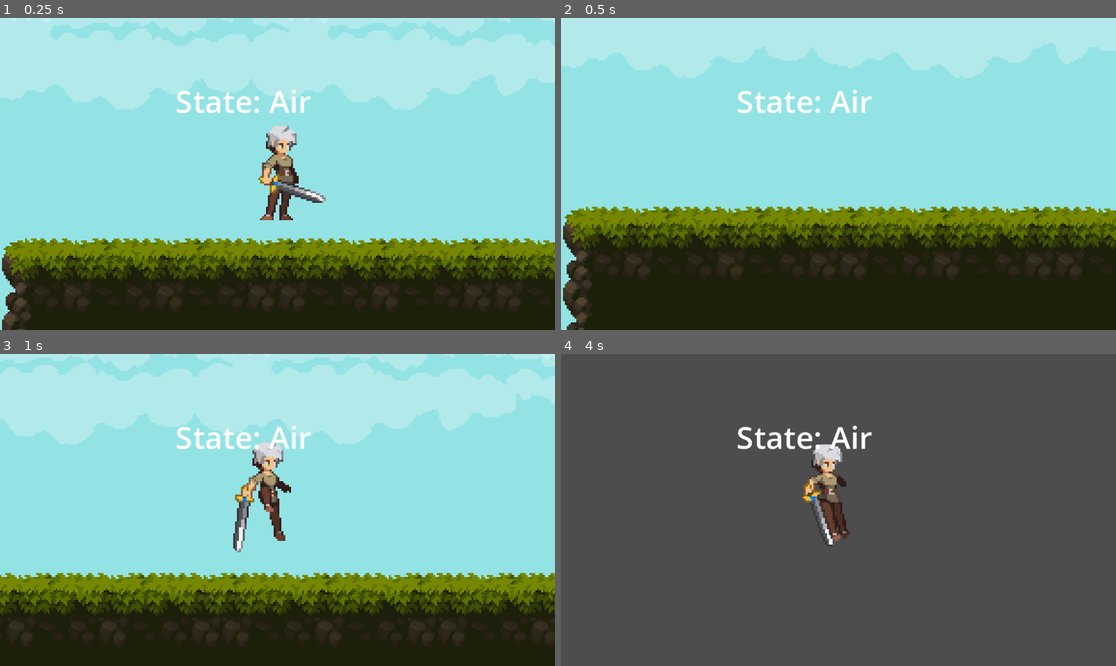
Above: before the commit, frames 1-4 (two rows, left to right).
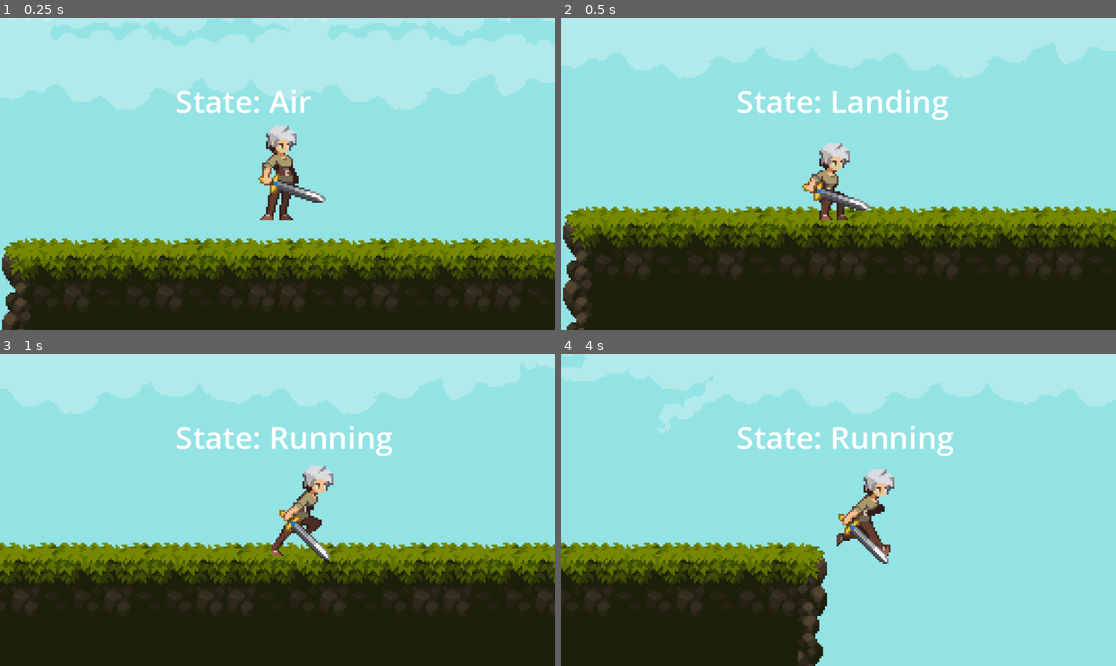
Above: after the commit, the same moments.

Repository: Micadurp/darkest-saturn
Game: Godot game, scene res://Levels/test_level.tscn
Same seed, same stepped clock (60 frames per second), same inputs: the game is played once before the commit and once after it.
Inputs:
- Up to frame 1 (0.25 s): no input
- Up to frame 2 (0.5 s): no input
- Up to frame 3 (1 s): hold D (right) from 0.53 s (still down); hold Space (jump) from 0.53 s (still down)
- Up to frame 4 (4 s): release Space (jump) at 1.28 s; tap Space (jump) at 1.35, 1.52, 1.82, 2.85, 3.02, 3.32 s; release D (right) at 2.03 s; hold A (left) 2.03-2.78 s; hold Space (jump) 2.03-2.78 s; hold D (right) from 2.78 s (still down); hold Space (jump) from 3.53 s (still down)

Frame 1 is identical in both runs. In frame 2, 2.0% of the frame differs, in the area x 43-70%, y 22-65%; in frame 3, 35%; in frame 4, 99%, in the area x 0-100%, y 0-100%.
Error before the commit: Parse Error: Identifier "direction" not declared in the current scope. (res://Character/LandingState.gd:10)

Commit message:
Moved again and fixed for actually make it work
lmao

Diff:
--- a/Character/CharacterStateMachine.gd
+++ b/Character/CharacterStateMachine.gd
@@ -7,7 +7,6 @@
 @export var animation_tree : AnimationTree
 
 var states : Array[State]
-var input_direction : Vector2
 
 func _ready():
 	# Checks every child Node (ex. Ground, Air, Landing...)
@@ -27,15 +26,10 @@
 	if (current_state.next_state != null):
 		switch_states(current_state.next_state)
 
-	input_direction = Input.get_vector("left", "right", "up", "down")
-
-	current_state.state_process(delta, input_direction)
+	current_state.state_process(delta, character.input_direction)
 
 func check_if_can_move():
 	return current_state.can_move
-
-func get_input_direction():
-	return input_direction
 
 func switch_states(new_state : State):
 	if (current_state != null):
--- a/Character/LandingState.gd
+++ b/Character/LandingState.gd
@@ -7,11 +7,10 @@
 @export var running_state : State
 
 func _on_animation_tree_animation_finished(anim_name):
-	direction = Input.get_vector("left", "right", "up", "down")
 	if(anim_name == "jump_end"):
 		# see if we need to go into running or braking
 		if character.local_velocity.x != 0:
-			if direction.x != 0:
+			if character.input_direction.x != 0:
 				next_state = running_state
 			else:
 				next_state = braking_state
--- a/Character/player.gd
+++ b/Character/player.gd
@@ -8,6 +8,7 @@
 @onready var state_machine : CharacterStateMachine = $CharacterStateMachine
 # Get the gravity from the project settings to be synced with RigidBody nodes.
 var gravity = ProjectSettings.get_setting("physics/2d/default_gravity")
+var input_direction : Vector2
 var local_velocity : Vector2 = Vector2.ZERO
 var environmental_velocity : Vector2 = Vector2.ZERO
 # true for right, false for left
@@ -17,10 +18,10 @@
 	animation_tree.active = true
 
 func _physics_process(delta):
-	var direction = state_machine.get_input_direction()
+	input_direction = Input.get_vector("left", "right", "up", "down")
 
 	# THE GREAT MOMENTUM ADVENTURE
-	if direction.x != 0 && state_machine.check_if_can_move():
+	if input_direction.x != 0 && state_machine.check_if_can_move():
 		if !is_on_floor():
 			pass
 
@@ -29,8 +30,8 @@
 
 	velocity = local_velocity + environmental_velocity
 	move_and_slide()
-	update_animation(direction)
-	update_facing_direction(direction)
+	update_animation(input_direction)
+	update_facing_direction(input_direction)
 
 func update_animation(direction):
 	animation_tree.set("parameters/Move/blend_position", direction.x)
